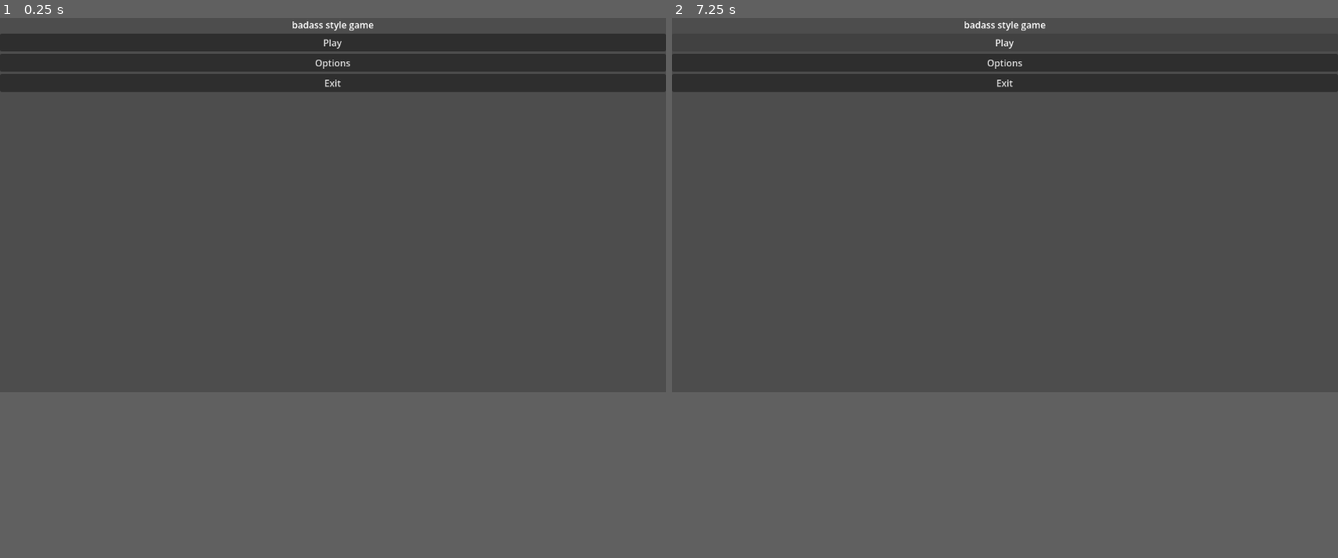
Above: before the commit, frames 1-2 (left to right).
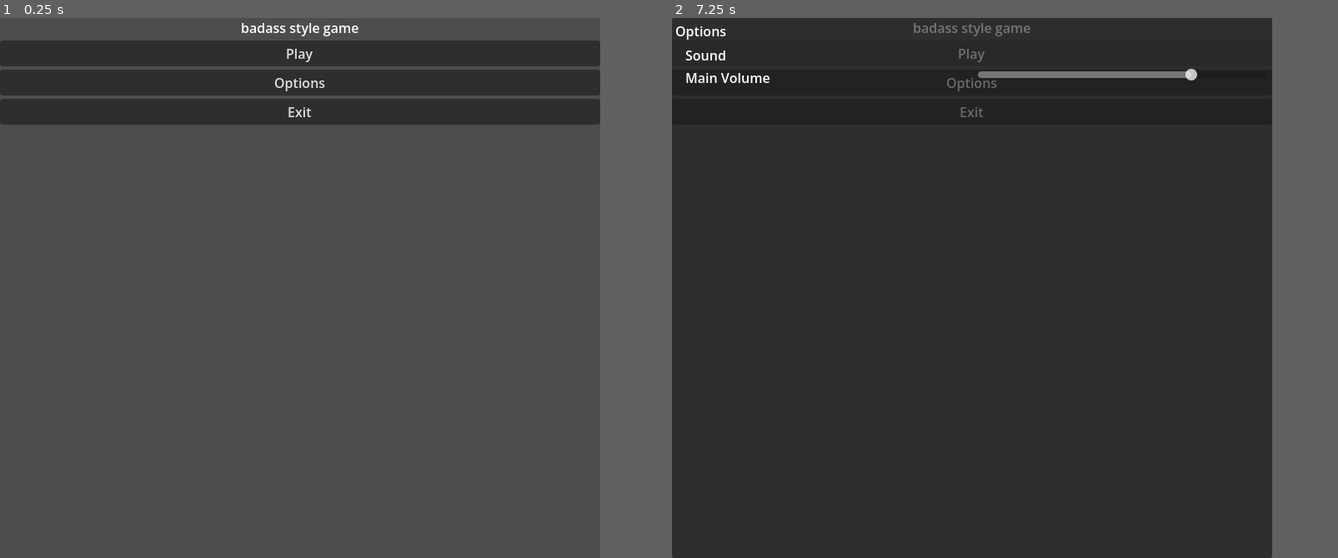
Above: after the commit, the same moments.

Repository: murumart/badass
Game: Godot game, scene res://scenes/ui/main_menu.tscn
Same seed, same stepped clock (60 frames per second), same inputs: the game is played once before the commit and once after it. Before the commit the project starts from res://scenes/main_menu.tscn.
Inputs:
- Up to frame 1 (0.25 s): no input
- Up to frame 2 (7.25 s): click "Options" at 0.5 s; click "Play" at 1.25 s; click "Play" at 2 s; click "Play" at 2.75 s; tap Enter at 3.5, 5, 6.5 s; tap Space at 4.25, 5.75 s; tap Escape at 7.15 s
The window is 799x449 before the commit and 720x648 after it. Grey fills any space a smaller window leaves; there, only what the larger window draws over its background counts as a difference.

The runs differ from the first frame. In frame 1, 8.6% of the frame differs, in the area x 0-100%, y 0-20%; in frame 2, 55%, in the area x 0-100%, y 0-100%.

Commit message:
Options menu, saving and loading options

Diff:
--- a/project.godot
+++ b/project.godot
@@ -10,15 +10,23 @@
 
 [application]
 
-config/name="New Game Project"
+config/name="badass game"
 run/main_scene="uid://2yvq6yiiep7y"
 config/features=PackedStringArray("4.6", "Mobile")
 config/icon="res://icon.svg"
+
+[autoload]
+
+UI="*uid://dbtxw1jpbbb5i"
 
 [debug]
 
 gdscript/warnings/standalone_expression=2
 gdscript/warnings/untyped_declaration=2
+
+[display]
+
+window/size/viewport_width=720
 
 [dotnet]
 
--- /dev/null
+++ b/scenes/ui.tscn
@@ -0,0 +1,10 @@
+[gd_scene format=3 uid="uid://dbtxw1jpbbb5i"]
+
+[ext_resource type="Script" uid="uid://b7jvypyetaqfi" path="res://scenes/ui/ui.gd" id="1_nt7q6"]
+[ext_resource type="PackedScene" uid="uid://bmxpvw37hc7s1" path="res://scenes/ui/options.tscn" id="2_x4jx1"]
+
+[node name="Ui" type="CanvasLayer" unique_id=1835273871 node_paths=PackedStringArray("options")]
+script = ExtResource("1_nt7q6")
+options = NodePath("Options")
+
+[node name="Options" parent="." unique_id=205007288 instance=ExtResource("2_x4jx1")]
--- /dev/null
+++ b/scenes/ui/option_slider.gd
@@ -0,0 +1,37 @@
+class_name OptionSlider extends HBoxContainer
+
+signal option_change_gotten(to: float)
+
+@onready var label: Label = $Label
+@onready var slider: HSlider = $HSlider
+
+var _set_value: Callable
+
+
+func _ready() -> void:
+	slider.value_changed.connect(_on_value_changed)
+
+
+func _on_value_changed(f: float) -> void:
+	option_change_gotten.emit(f)
+	assert(_set_value.is_valid())
+	_set_value.call(f)
+
+
+func display(
+	option_name: StringName,
+	get_value: Callable,
+	set_value: Callable,
+	range_min: float = 0.0,
+	range_max: float = 1.0
+) -> void:
+	label.text = option_name.capitalize()
+	slider.min_value = range_min
+	slider.max_value = range_max
+
+	slider.set_value_no_signal(get_value.call())
+	_set_value = set_value
+
+
+static func get_instance() -> OptionSlider:
+	return preload("res://scenes/ui/option_slider.tscn").instantiate()
--- /dev/null
+++ b/scenes/ui/option_slider.tscn
@@ -0,0 +1,17 @@
+[gd_scene format=3 uid="uid://074p1kg1cfw5"]
+
+[ext_resource type="Script" uid="uid://d2kc5iucxvg4p" path="res://scenes/ui/option_slider.gd" id="1_r6py7"]
+
+[node name="OptionSlider" type="HBoxContainer" unique_id=951809508]
+script = ExtResource("1_r6py7")
+
+[node name="Label" type="Label" parent="." unique_id=1767790664]
+custom_minimum_size = Vector2(69, 0)
+layout_mode = 2
+size_flags_horizontal = 3
+text = "main volume"
+
+[node name="HSlider" type="HSlider" parent="." unique_id=1905903654]
+layout_mode = 2
+size_flags_horizontal = 3
+step = 0.05
--- /dev/null
+++ b/scenes/ui/options.gd
@@ -0,0 +1,69 @@
+class_name OptionsMenu extends PanelContainer
+
+static var _options := {
+	"sound": {
+		"main_volume": {
+			"setv": func(to: float) -> void:
+				assert(to >= 0.0 and to <= 1.0, "volume out of range")
+				AudioServer.set_bus_volume_linear(0, to),
+			"getv": func() -> float:
+				return AudioServer.get_bus_volume_linear(0),
+			"default": 0.75,
+		}
+	}
+}
+
+@export var list: Container
+
+var open := false
+
+
+func _ready() -> void:
+	assert(list != null)
+
+
+func display() -> void:
+	list.get_children().map(func(n: Node) -> void: n.queue_free())
+	load_from_file()
+	for catk: String in _options.keys():
+
+		var catlbl := Label.new()
+		catlbl.text = catk.capitalize()
+		list.add_child(catlbl)
+
+		var catv: Dictionary = _options[catk]
+		for opk: String in catv.keys():
+			var opv: Dictionary = catv[opk]
+			var slider := OptionSlider.get_instance()
+			list.add_child(slider)
+			slider.display(opk, opv["getv"], opv["setv"], opv.get("range", Vector2(0, 1)).x, opv.get("range", Vector2(0, 1)).y)
+
+	show.call_deferred()
+	set_deferred("open", true)
+
+
+func close() -> void:
+	save_to_file()
+	hide.call_deferred()
+	set_deferred("open", false)
+
+
+const OPTIONS_PATH := "user://options.cfg"
+
+func save_to_file() -> void:
+	var cfgfile := ConfigFile.new()
+	for catk: String in _options.keys():
+		for opk: String in _options[catk]:
+			assert("getv" in _options[catk][opk])
+			cfgfile.set_value(catk, opk, _options[catk][opk]["getv"].call())
+	cfgfile.save(OPTIONS_PATH)
+
+
+func load_from_file() -> void:
+	var cfgfile := ConfigFile.new()
+	if FileAccess.file_exists(OPTIONS_PATH):
+		cfgfile.load(OPTIONS_PATH)
+	for catk: String in _options.keys():
+		for opk: String in _options[catk]:
+			assert("setv" in _options[catk][opk])
+			_options[catk][opk]["setv"].call(cfgfile.get_value(catk, opk, _options[catk][opk].get("default", 1.0)))
--- /dev/null
+++ b/scenes/ui/options.tscn
@@ -0,0 +1,37 @@
+[gd_scene format=3 uid="uid://bmxpvw37hc7s1"]
+
+[ext_resource type="Script" uid="uid://d15cvfito5l0" path="res://scenes/ui/options.gd" id="1_c2u1v"]
+
+[node name="Options" type="PanelContainer" unique_id=205007288 node_paths=PackedStringArray("list")]
+anchors_preset = 15
+anchor_right = 1.0
+anchor_bottom = 1.0
+grow_horizontal = 2
+grow_vertical = 2
+script = ExtResource("1_c2u1v")
+list = NodePath("MarginContainer/VBoxContainer/MarginContainer/List")
+
+[node name="MarginContainer" type="MarginContainer" parent="." unique_id=230212620]
+layout_mode = 2
+theme_override_constants/margin_left = 4
+theme_override_constants/margin_top = 4
+theme_override_constants/margin_right = 4
+theme_override_constants/margin_bottom = 4
+
+[node name="VBoxContainer" type="VBoxContainer" parent="MarginContainer" unique_id=1968451748]
+layout_mode = 2
+
+[node name="Label" type="Label" parent="MarginContainer/VBoxContainer" unique_id=501447773]
+layout_mode = 2
+text = "Options"
+
+[node name="MarginContainer" type="MarginContainer" parent="MarginContainer/VBoxContainer" unique_id=163769468]
+layout_mode = 2
+size_flags_vertical = 3
+theme_override_constants/margin_left = 12
+theme_override_constants/margin_top = 2
+theme_override_constants/margin_right = 2
+theme_override_constants/margin_bottom = 2
+
+[node name="List" type="VBoxContainer" parent="MarginContainer/VBoxContainer/MarginContainer" unique_id=1868170602]
+layout_mode = 2
--- /dev/null
+++ b/scenes/ui/ui.gd
@@ -0,0 +1,19 @@
+extends CanvasLayer
+
+@export var options: OptionsMenu
+
+
+func _ready() -> void:
+	assert(options != null)
+	options.load_from_file()
+	options.close()
+
+
+func _unhandled_key_input(event: InputEvent) -> void:
+	var k := event as InputEventKey
+	assert(k != null)
+	if k.keycode == KEY_ESCAPE and k.pressed:
+		if options.open:
+			options.close()
+		else:
+			options.display()
Renamed: scenes/main_menu.tscn -> scenes/ui/main_menu.tscn
Not shown, added: scenes/ui/option_slider.gd.uid
Not shown, added: scenes/ui/options.gd.uid
Not shown, added: scenes/ui/ui.gd.uid
